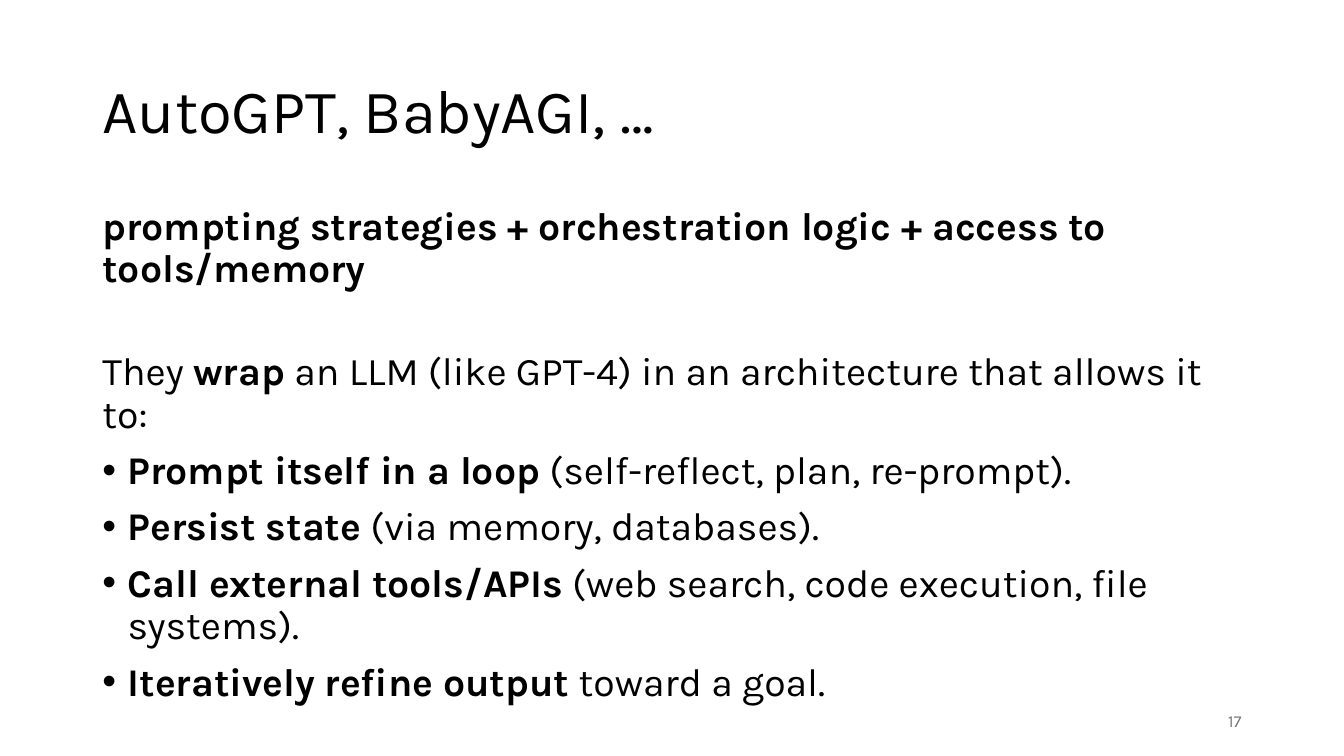
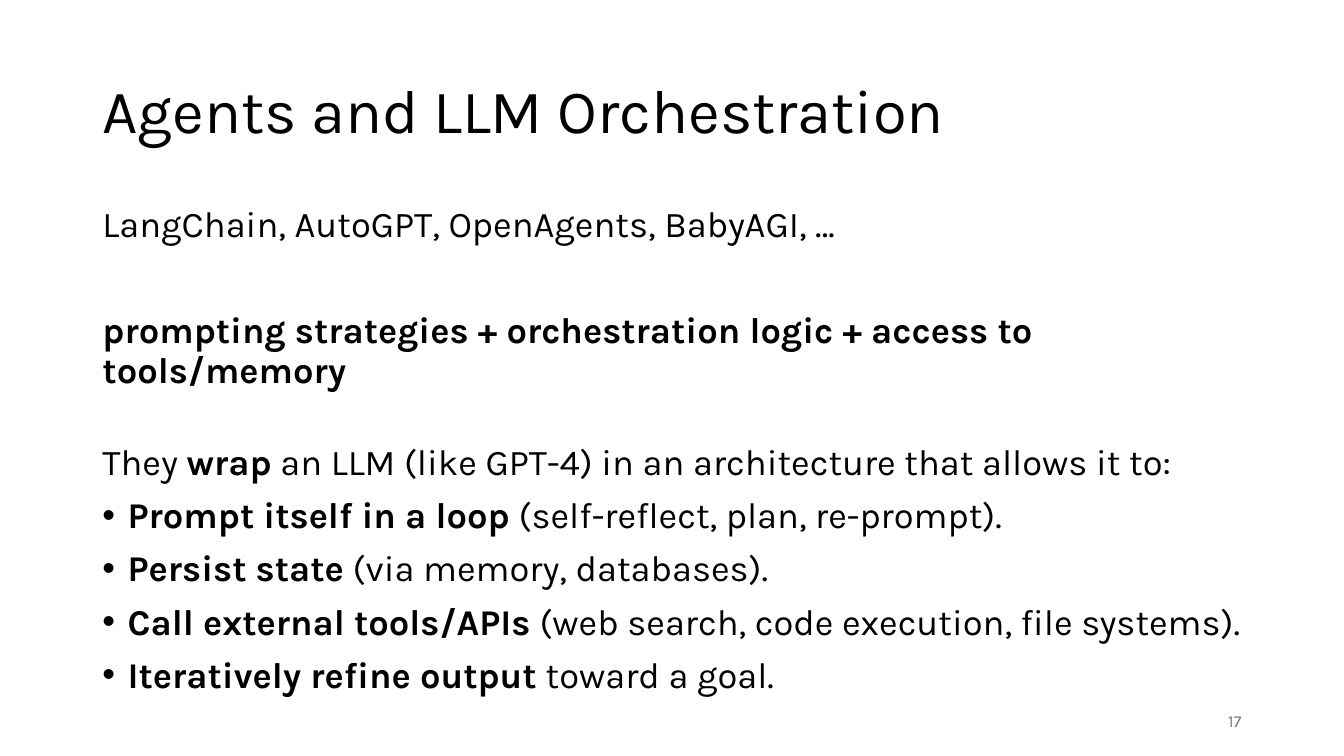
Before and after one commit to FelixWick/language_models, a slide deck: slide 17 of slides/7_agents.pptx. Drawn at 1344x756 pixels with LibreOffice and Linux fonts; fonts in the diff are those of the drawing. Boxes give left, top, right and bottom in pixels: in the first picture for what was removed or moved away, otherwise in the second. Text is boxed around its words. In the diff, an @@ line names an element or a change of style, - is before the commit and + after.

```diff
--- a/slides/7_agents.pptx
+++ b/slides/7_agents.pptx
@@ title at [102, 90, 944, 148]: text changed @@
-AutoGPT, BabyAGI, …
+Agents and LLM Orchestration
@@ text at [102, 212, 806, 246]: paragraph added @@
+LangChain, AutoGPT, OpenAgents, BabyAGI, …
@@ text at [102, 317, 1240, 697]: size 28 to 25.9 pt in "prompting strategies + orchestration logic + access ...", "They wrap an LLM (like GPT-4) in ...", "Prompt itself in a loop (self-reflect, plan, ...", "Persist state (via memory, databases)." and 2 more places @@
```
Also in this commit, not shown: 2 other files.
